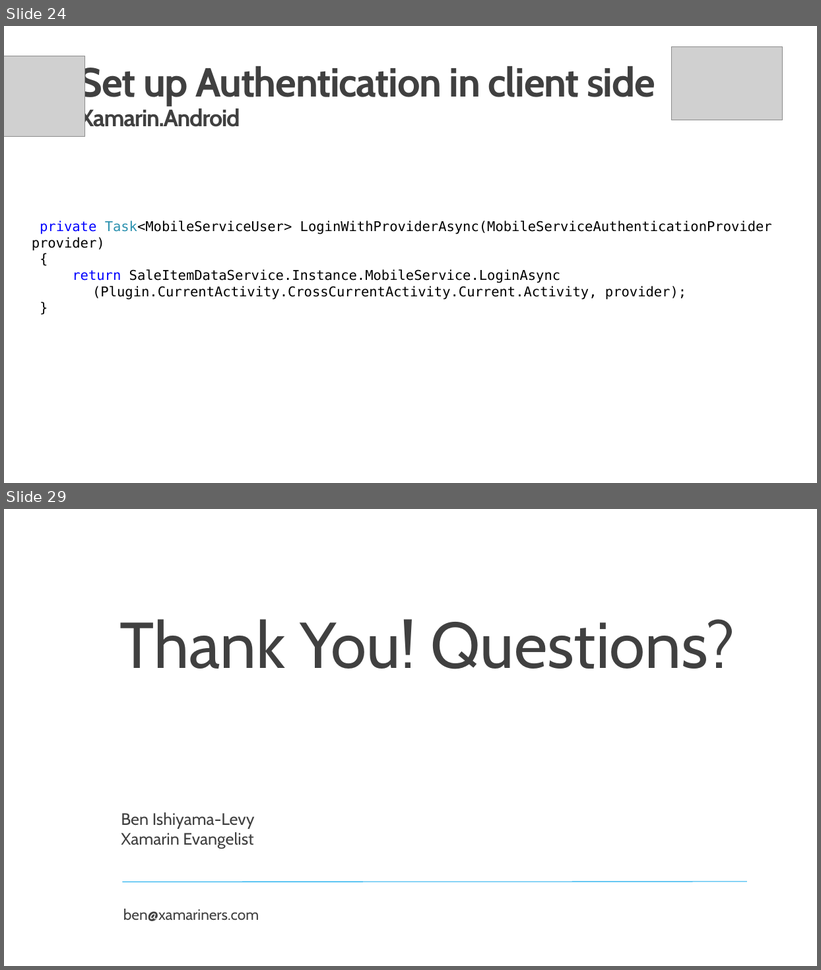
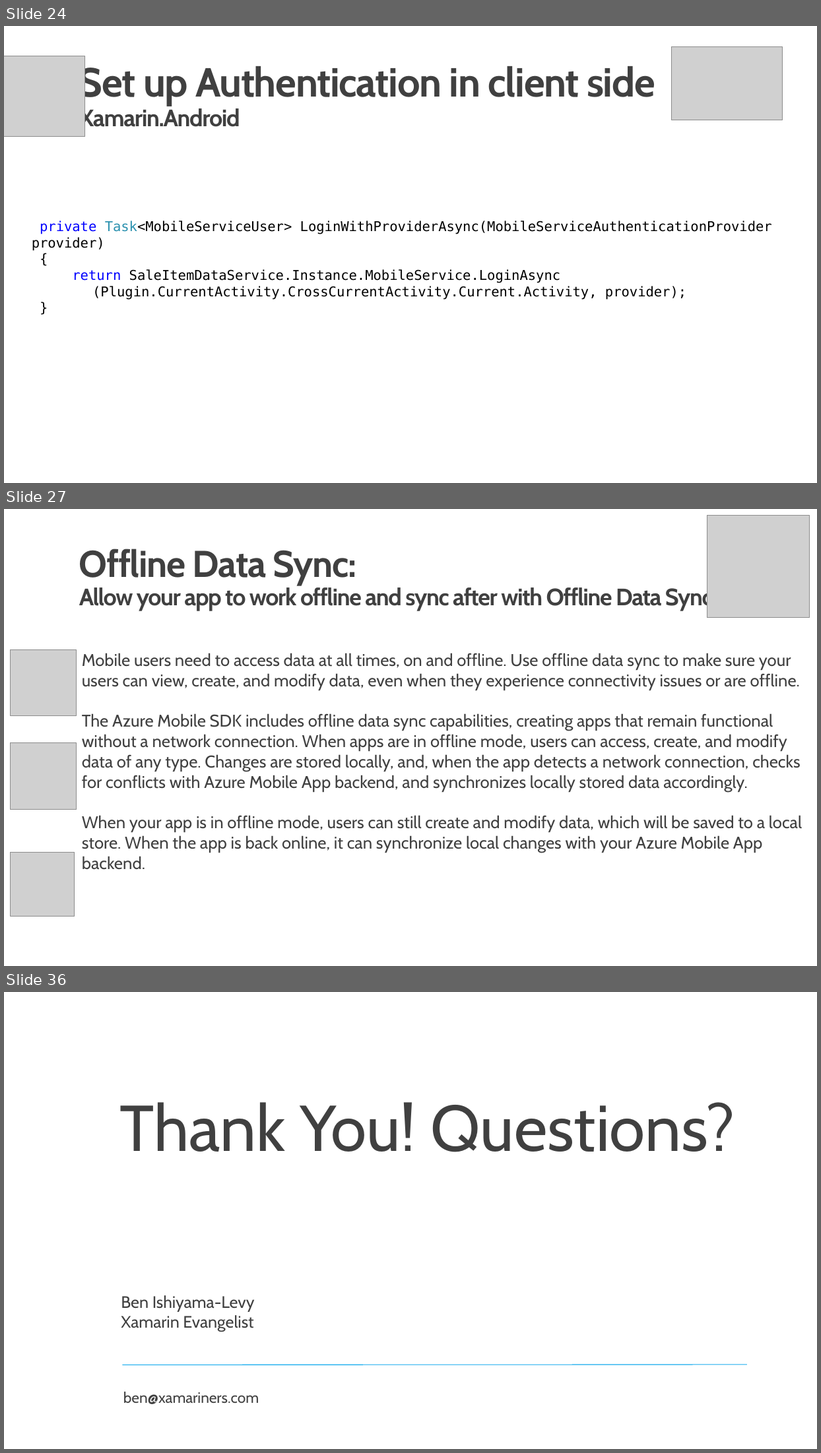
Before and after one commit to InnovativeTechies/XamarinAzure_ShoppingDemoApp, a slide deck: media/Xamarin+Azure.pptx. Shown one above the other, each under a label of ours: slides 24 and 29 before the commit, slides 24, 27 and 36 after it; the slides between them are not shown. The pictures are 821x970 and 821x1453 pixels, drawn with LibreOffice and Linux fonts; fonts in the diff are those of the drawing; grey boxes stand for pictures; background and template pictures are left out. Boxes give left, top, right and bottom in pixels: in the first picture for what was removed or moved away, otherwise in the second. Text is boxed around its words. In the diff, an @@ line names an element or a change of style, - is before the commit and + after.

```diff
--- a/media/Xamarin+Azure.pptx
+++ b/media/Xamarin+Azure.pptx
@@ slide 27 added at bbox=[4, 509, 817, 966], background picture (left out) @@
@@ picture added at bbox=[708, 515, 809, 617] @@
@@ text added at bbox=[79, 549, 713, 611], 28 pt, text #404040, bold @@
+Offline Data Sync:
+Allow your app to work offline and sync after with Offline Data Sync
@@ picture added at bbox=[11, 650, 77, 716] @@
@@ text added at bbox=[82, 653, 802, 870], 20 pt, text #404040 @@
+Mobile users need to access data at all times, on and offline. Use offline data sync to make sure your users can view, create, and modify data, even when they experience connectivity issues or are offline.
+The Azure Mobile SDK includes offline data sync capabilities, creating apps that remain functional without a network connection. When apps are in offline mode, users can access, create, and modify data of any type. Changes are stored locally, and, when the app detects a network connection, checks for conflicts with Azure Mobile App backend, and synchronizes locally stored data accordingly.
+When your app is in offline mode, users can still create and modify data, which will be saved to a local store. When the app is back online, it can synchronize local changes with your Azure Mobile App backend.
@@ picture added at bbox=[11, 743, 77, 811] @@
@@ picture added at bbox=[11, 853, 75, 917] @@
@@ what was slide 29 is now slide 36 @@
```
Also in this commit, not shown: 5 slides changed, 7 other slides added, 1 slide removed.
